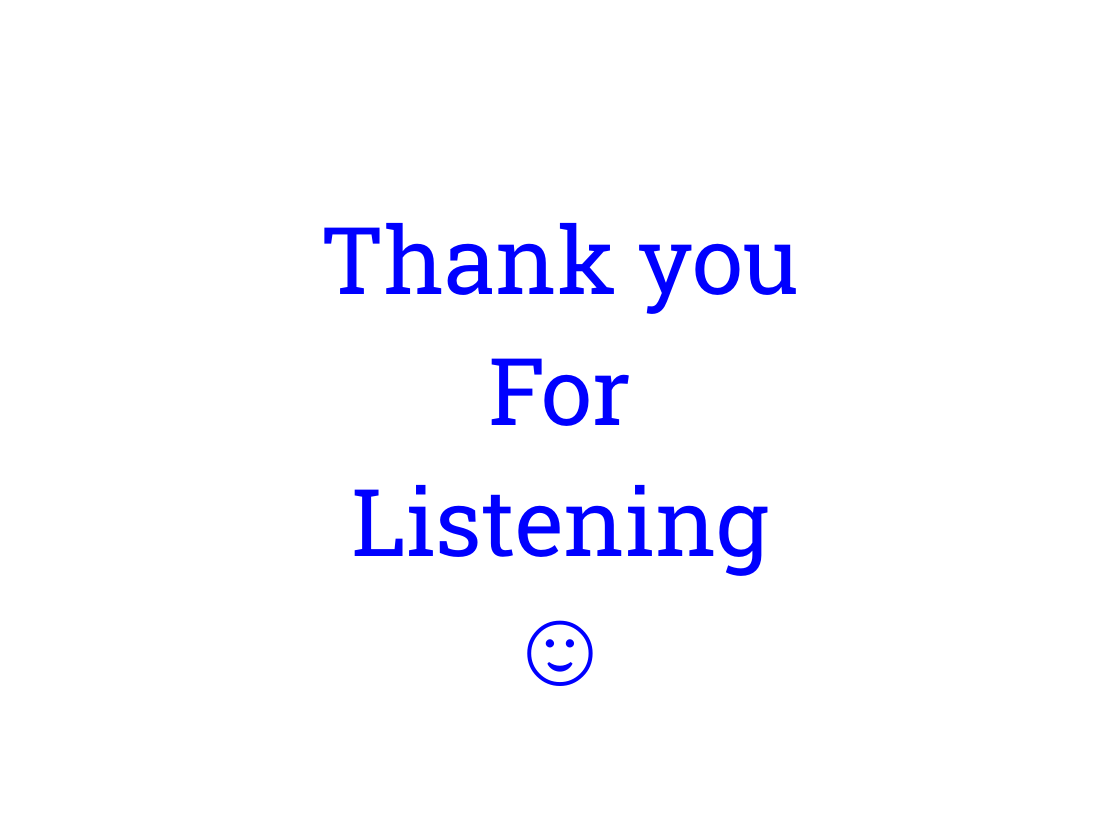
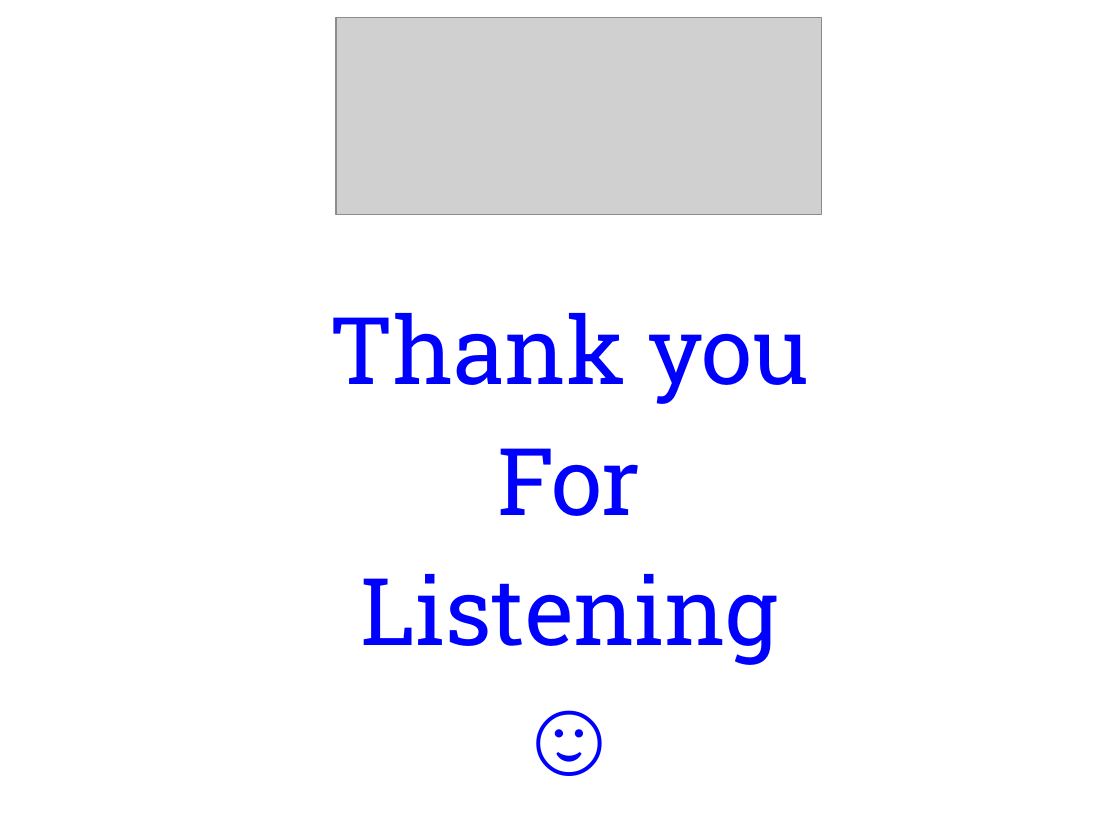
Before and after one commit to it4ever2008/TeamDiscovery, a slide deck: slide 15 of Presentation/Advance Project Guid.pptx. Drawn at 1120x840 pixels with LibreOffice and Linux fonts; fonts in the diff are those of the drawing; grey boxes stand for pictures. Boxes give left, top, right and bottom in pixels: in the first picture for what was removed or moved away, otherwise in the second. Text is boxed around its words. In the diff, an @@ line names an element or a change of style, - is before the commit and + after.

```diff
--- a/Presentation/Advance Project Guid.pptx
+++ b/Presentation/Advance Project Guid.pptx
@@ picture added at [336, 18, 821, 215] @@
@@ text "Thank you": place and size @@
-text "Thank you" at [320, 223, 800, 576]
+text "Thank you" at [329, 313, 809, 665]
```
Also in this commit, not shown: 4 other slides changed, 2 slides added, 2 slides removed, 2 other files.
